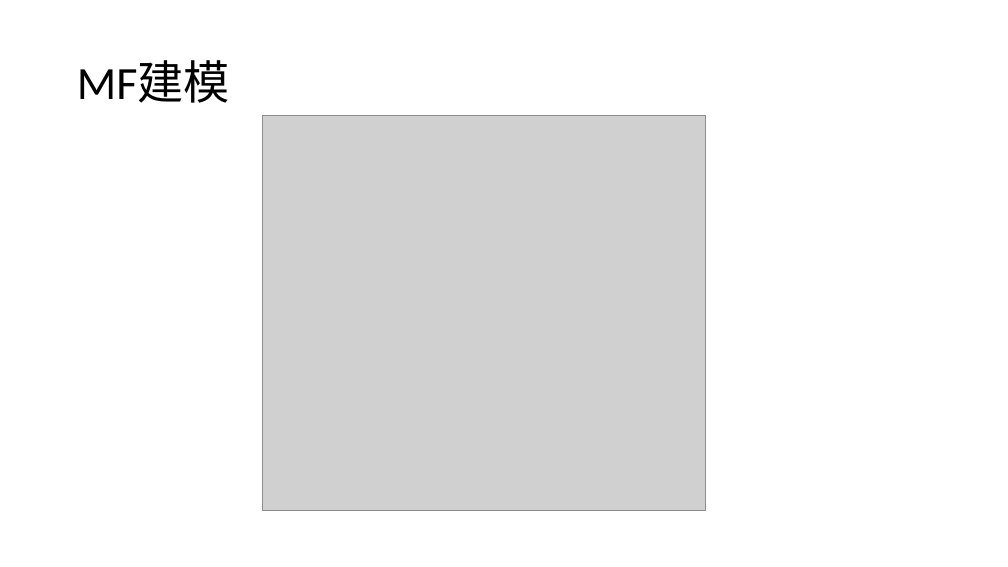
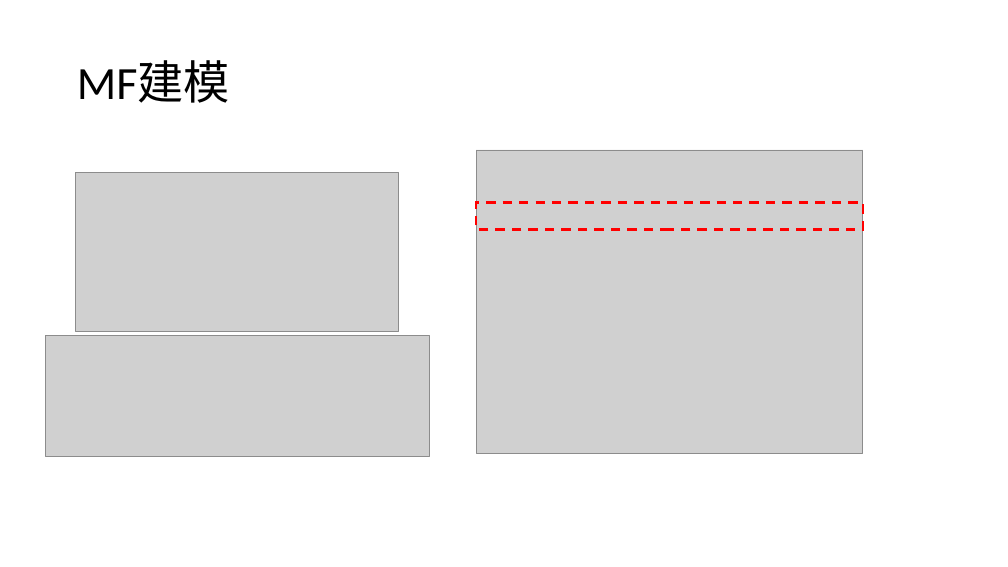
Before and after one commit to fhowen/metaflow, a slide deck: slide 10 of document/microflow.pptx (slide 11 before the commit). Drawn at 1008x567 pixels with LibreOffice and Linux fonts; fonts in the diff are those of the drawing; grey boxes stand for pictures. Boxes give left, top, right and bottom in pixels: in the first picture for what was removed or moved away, otherwise in the second. Text is boxed around its words. In the diff, an @@ line names an element or a change of style, - is before the commit and + after.

```diff
--- a/document/microflow.pptx
+++ b/document/microflow.pptx
@@ picture removed at [262, 116, 706, 511] @@
@@ picture added at [76, 172, 399, 331] @@
@@ picture added at [476, 150, 863, 453] @@
@@ rectangle added at [476, 203, 863, 230], outline #FF0000 2.25 pt dashed @@
@@ picture added at [45, 336, 429, 456] @@
```
Also in this commit, not shown: 2 other slides changed, 1 slide added, 1 slide removed, 5 other files.
